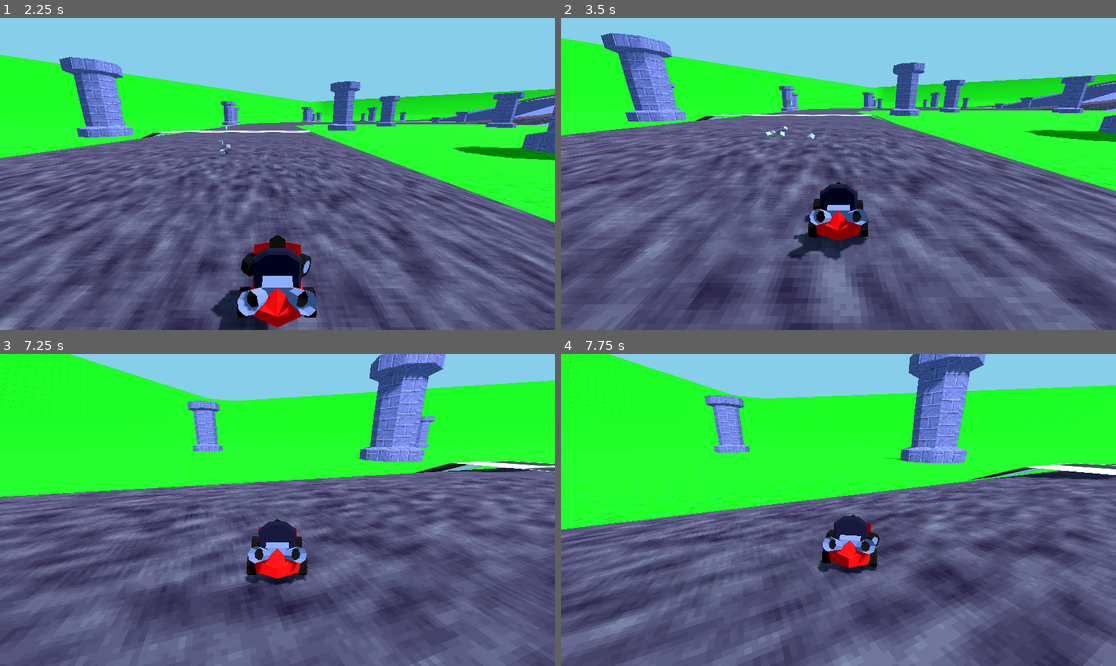
Above: before the commit, frames 1-4 (two rows, left to right).
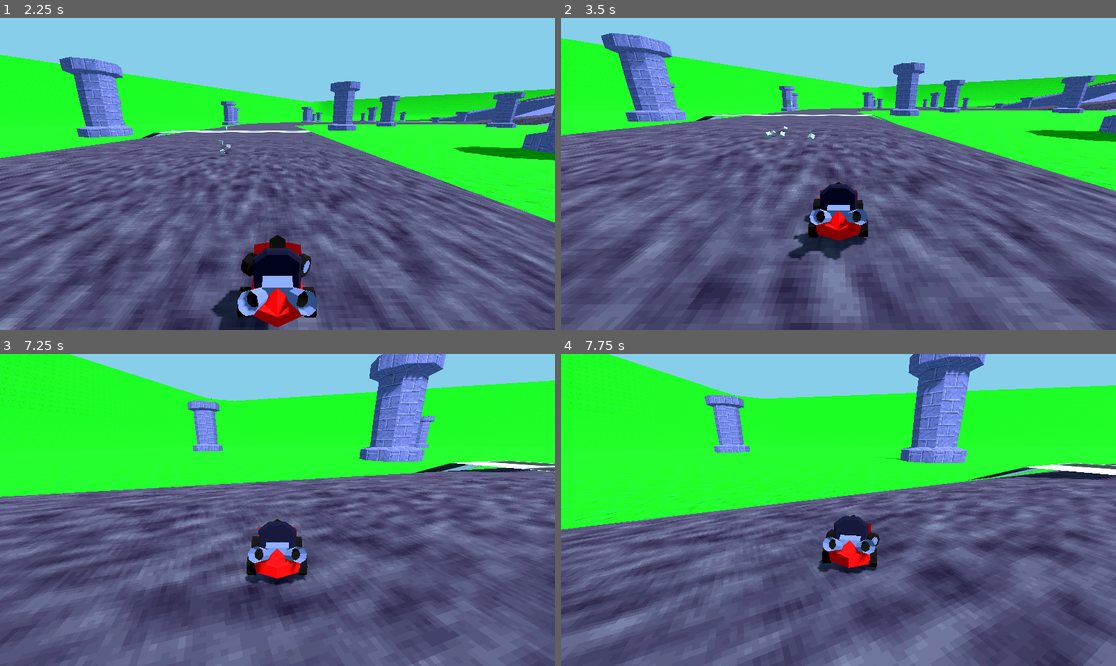
Above: after the commit, the same moments.

Repository: StubblyCamera52/yargkart
Game: Godot game, scene res://test.tscn
Two runs of this game, one before a commit and one after it. Both use one fixed random seed, a clock stepped at 60 frames per second and the inputs below.
Inputs (mouse positions are in pixels of both pictures, inside the frame that each line leads up to):
- Up to frame 1 (2.25 s): tap Enter (ui_accept) at 0.5, 0.77, 1.25, 1.52 s; move the mouse to (399, 158) at 0.52 s; hold D (Steer_Right) 0.53-1.28 s; tap K (Action) at 0.6 s; click (399, 158) at 0.67 s; move the mouse to (166, 189) at 1.27 s; hold S (Brake) 1.28-2.03 s; tap O (Join) at 1.35 s; move the mouse to (333, 105) at 2.02 s; hold D (Steer_Right) from 2.03 s (still down); tap F (Parry) at 2.1 s
- Up to frame 2 (3.5 s): move the mouse to (810, 236) at 2.77 s; release D (Steer_Right) at 2.78 s; hold W (Accelerate) from 2.78 s (still down); tap Q at 2.85 s; click (810, 236) at 2.92 s; tap Enter (ui_accept) at 3.02 s
- Up to frame 3 (7.25 s): move the mouse to (444, 556) at 3.52 s; release W (Accelerate) at 3.53 s; hold A (Steer_Left) 3.53-5.03 s; tap Space at 3.6 s; tap Enter (ui_accept) at 3.77, 4.52, 6.02, 6.77 s; move the mouse to (111, 463) at 4.27 s; tap K (Action) at 4.35 s; move the mouse to (305, 510) at 5.02 s; hold S (Brake) 5.03-5.78 s; tap O (Join) at 5.1 s; click (305, 510) at 5.17 s; move the mouse to (194, 432) at 5.77 s; hold D (Steer_Right) 5.78-6.53 s; tap F (Parry) at 5.85 s; move the mouse to (399, 494) at 6.52 s; hold W (Accelerate) from 6.53 s (still down); hold Q from 6.53 s (still down)
- Up to frame 4 (7.75 s): move the mouse to (727, 525) at 7.27 s; release W (Accelerate) at 7.28 s; release Q at 7.28 s; hold D (Steer_Right) from 7.28 s (still down); tap Space at 7.35 s; click (727, 525) at 7.42 s; tap Enter (ui_accept) at 7.52 s

Frame 1 is identical in both runs. In frame 2, 0.2% of the frame differs, in the area x 0-100%, y 4-92%; in frame 3, less than 0.1%; in frame 4, less than 0.1%.
Error in both runs: Invalid type in utility function "clamp()". Cannot convert argument 2 from int to Nil. (res://car.gd:76)

Commit message:
i'm gonna be so real i can't remember what i changed

Diff:
--- a/car.gd
+++ b/car.gd
@@ -88,8 +88,8 @@
 		decel = 5
 		velocity.y -= gravity*delta
 		gravity += 10
-		if groundRay.is_colliding():
-			position.y=groundRay.get_collision_point().y+.75
+		if groundRay.is_colliding() and position.y-groundRay.get_collision_point().y>0.25:
+			position.y=groundRay.get_collision_point().y+0.01
 		velocity.y = clamp(velocity.y, -75, 75)
 
 	steer = move_toward(steer, steer_target, delta*steer_speed)
